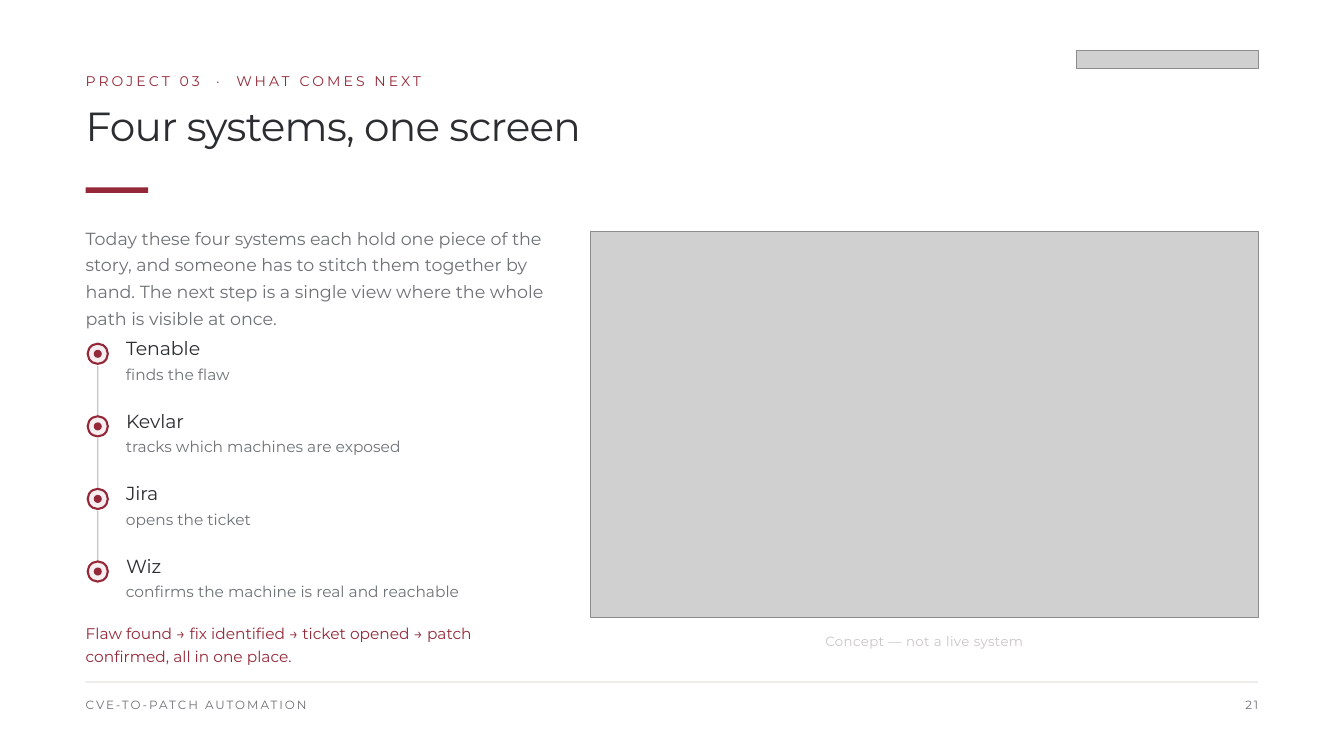
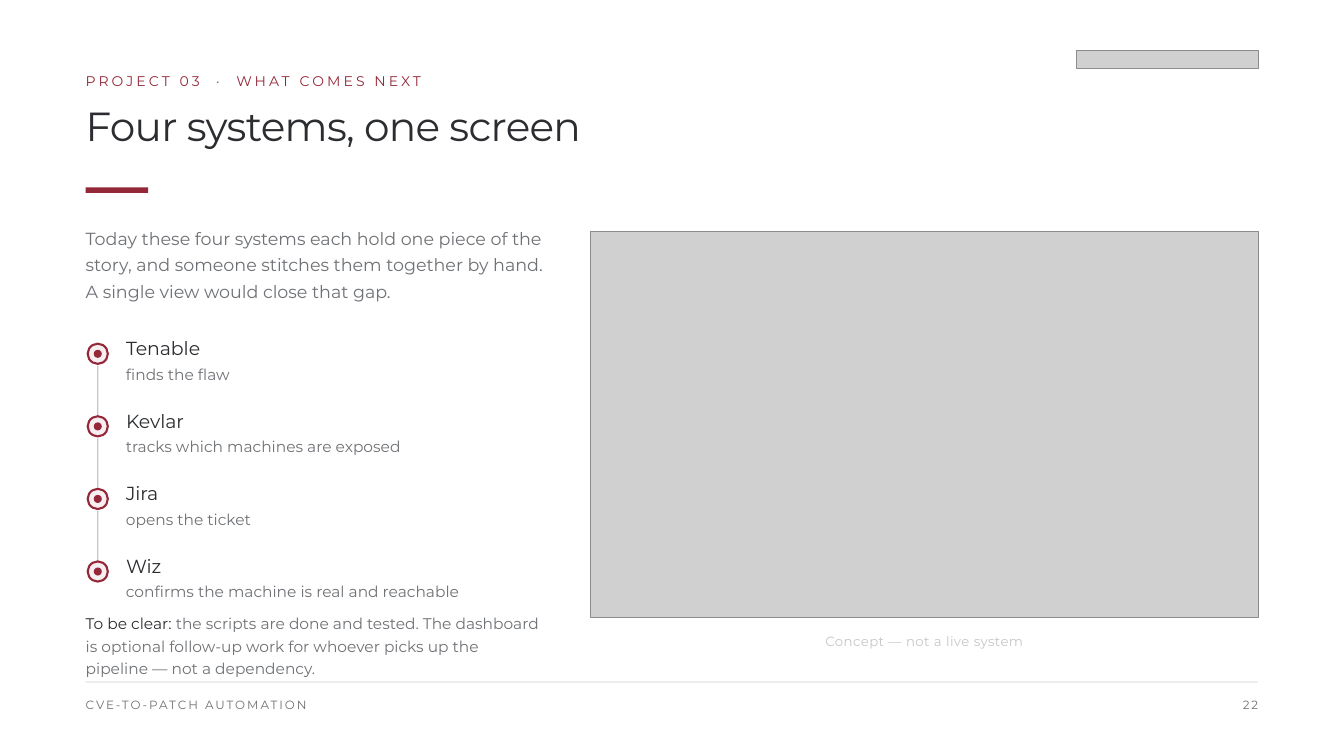
Before and after one commit to Jairmald/ai, a slide deck: slide 22 of out/Internship_Exit_Presentation_Stewart.pptx (slide 21 before the commit). Drawn at 1344x756 pixels with LibreOffice and Linux fonts; fonts in the diff are those of the drawing; grey boxes stand for pictures. Boxes give left, top, right and bottom in pixels: in the first picture for what was removed or moved away, otherwise in the second. Text is boxed around its words. In the diff, an @@ line names an element or a change of style, - is before the commit and + after.

```diff
--- a/out/Internship_Exit_Presentation_Stewart.pptx
+++ b/out/Internship_Exit_Presentation_Stewart.pptx
@@ text at box(86, 232, 543, 302): text changed @@
-Today these four systems each hold one piece of the story, and someone has to stitch them together by hand. The next step is a single view where the whole path is visible at once.
+Today these four systems each hold one piece of the story, and someone stitches them together by hand. A single view would close that gap.
@@ text at box(86, 617, 539, 677): text changed; text colour #942838 to #6E7175 @@
-Flaw found → fix identified → ticket opened → patch confirmed, all in one place.
+To be clear: the scripts are done and tested. The dashboard is optional follow-up work for whoever picks up the pipeline — not a dependency.
@@ text at box(1243, 700, 1258, 709): text changed @@
-21
+22
```
Also in this commit, not shown: 20 other slides changed, 1 slide added, 9 other files.
